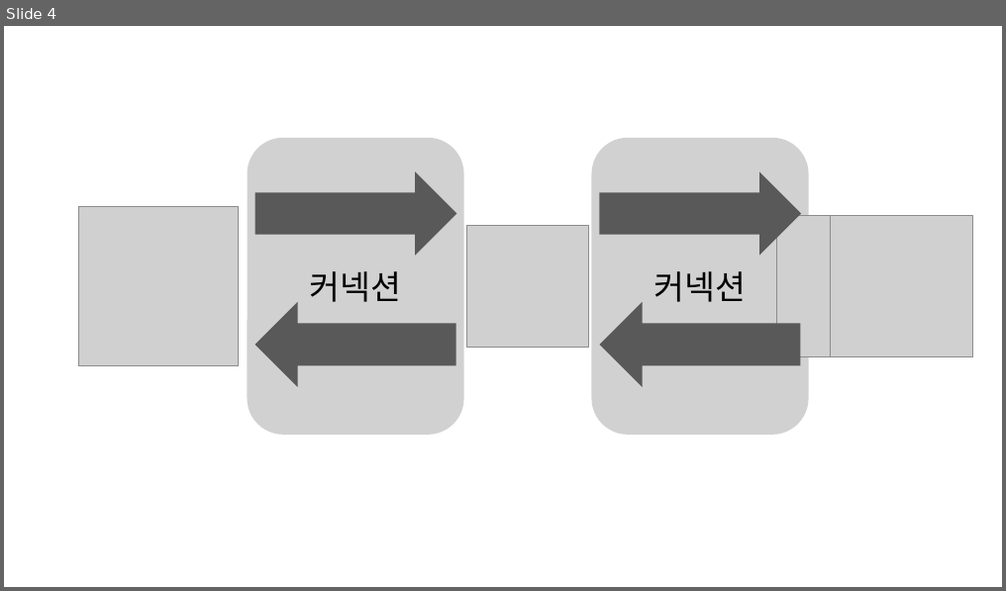
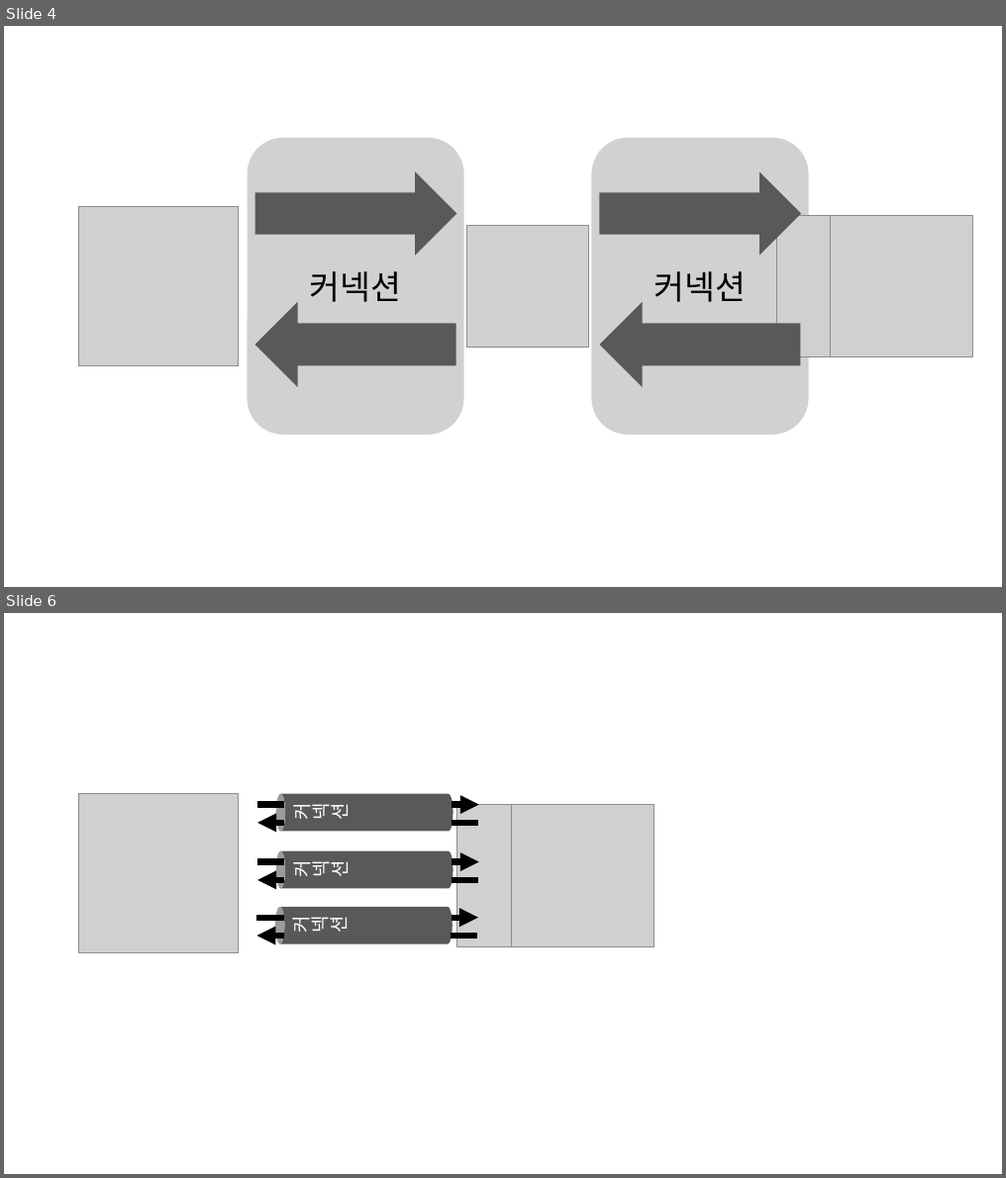
Before and after one commit to beomy/beomy.github.io, a slide deck: static/assets/img/posts/etc/http-version.pptx. Shown one above the other, each under a label of ours: slide 4 before the commit, slides 4 and 6 after it; the slides between them are not shown. The pictures are 1006x591 and 1006x1178 pixels, drawn with LibreOffice and Linux fonts; fonts in the diff are those of the drawing; grey boxes stand for pictures. Boxes give left, top, right and bottom in pixels: in the first picture for what was removed or moved away, otherwise in the second. Text is boxed around its words. In the diff, an @@ line names an element or a change of style, - is before the commit and + after.

```diff
--- a/static/assets/img/posts/etc/http-version.pptx
+++ b/static/assets/img/posts/etc/http-version.pptx
@@ slide 6 added at (x1=4, y1=613, x2=1002, y2=1174), background #FFFFFF @@
@@ group added at (x1=78, y1=793, x2=653, y2=954): 6 lines, 6 arrows, 3 pictures, 3 cylinders @@
+커넥션
+커넥션
+커넥션
```
Also in this commit, not shown: 1 slide changed, 3 other slides added, 7 other files.
